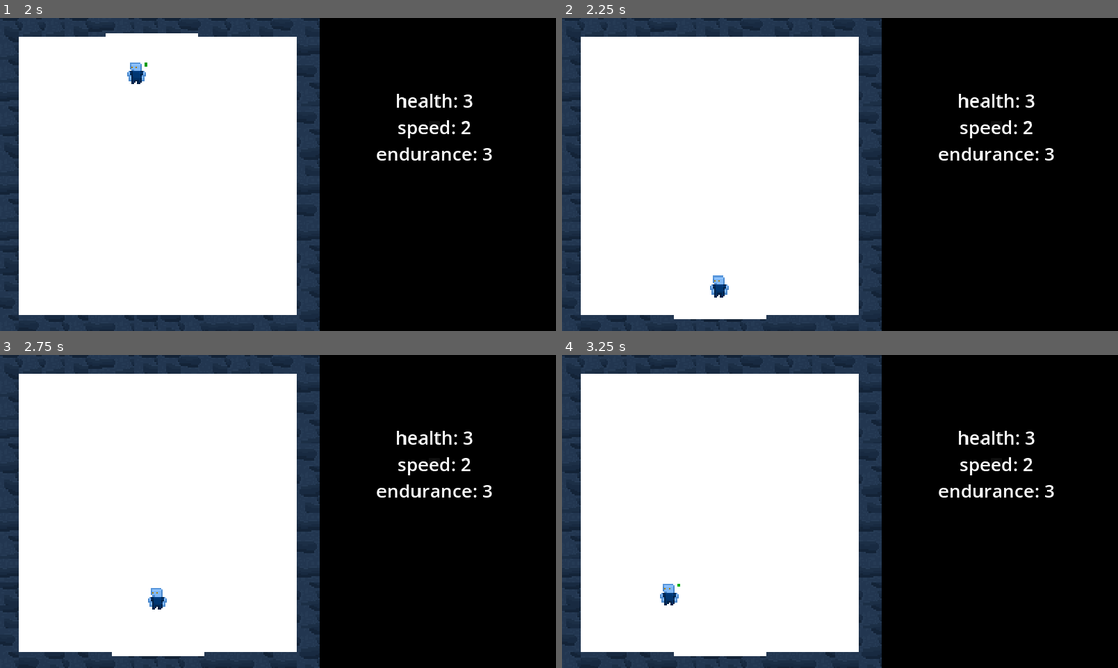
Above: before the commit, frames 1-4 (two rows, left to right).
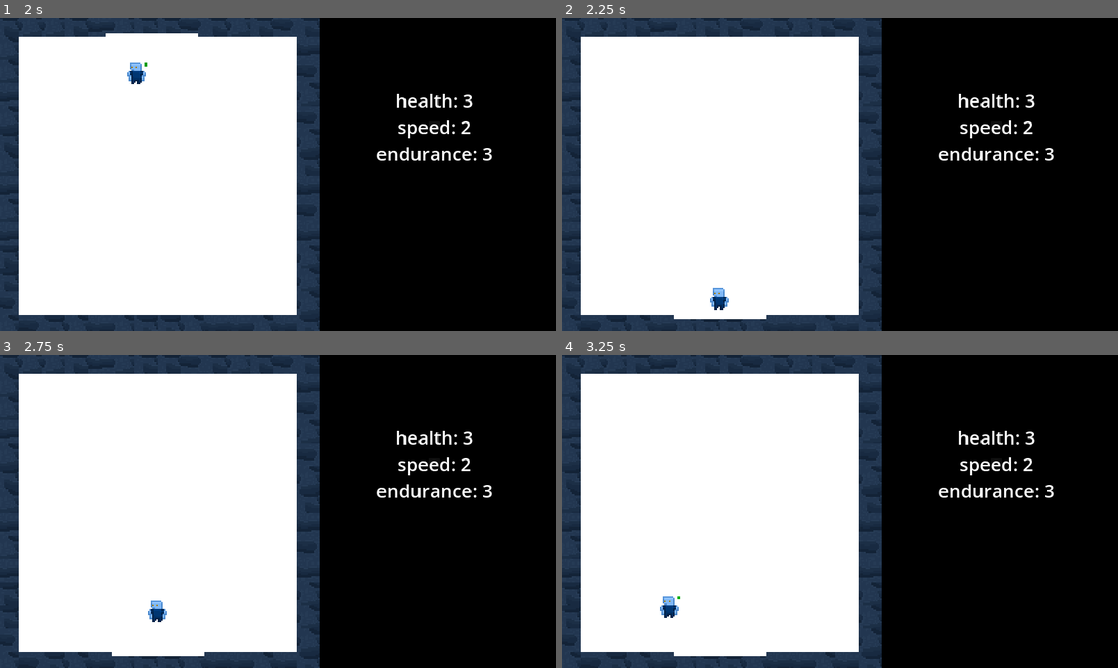
Above: after the commit, the same moments.

Repository: calvinowen27/LiveDieEscape
Game: Godot game, scene res://scenes/ui/title_screen.tscn
The game is run twice, just before and just after one commit, with the same random seed, the same clock (stepped at 60 frames per second) and the same inputs.
Inputs:
- Up to frame 1 (2 s): click "Start" at 0.5 s; tap Enter at 1.25 s; hold W (move_up) from 1.28 s (still down); hold Shift (run) from 1.28 s (still down)
- Up to frame 2 (2.25 s): keep holding W (move_up); release Shift (run) at 2.03 s; tap Shift (run) at 2.1 s
- Up to frame 3 (2.75 s): keep holding W (move_up)
- Up to frame 4 (3.25 s): release W (move_up) at 2.78 s; hold A (move_left) from 2.78 s (still down); hold Shift (run) from 2.78 s (still down)

Frame 1 is identical in both runs. In frame 2, 0.3% of the frame differs, in the area x 26-30%, y 82-94%; in frame 3, 0.3%; in frame 4, 0.3%, in the area x 17-22%, y 73-84%.

Commit message:
everything working, clean up and comments

Diff:
--- a/globals/room_manager.gd
+++ b/globals/room_manager.gd
@@ -16,11 +16,13 @@
 
 	_curr_room_idx = room_idx
 
-	change_room(new_room, door)
+	_change_room(new_room, door)
 
+	# used for things affected by room change
 	EventBus.change_room.emit.bind(level_idx, room_idx).call_deferred()
 
-func change_room(new_room: Room, door: Door):
+# change current room for new room in scene tree
+func _change_room(new_room: Room, door: Door):
 	# game rect is parent of room
 	var game_rect = SceneManager.get_curr_scene().get_node("%GameRect")
 	if game_rect == null:
@@ -35,17 +37,19 @@
 	_curr_room = new_room
 	_player = _curr_room.get_node("Player")
 
+	# move player to next door start position
 	if door != null:
-		var next_door = get_door(door.get_next_door())
+		var next_door = get_door(door.get_next_door_idx())
 		move_player_to_door(next_door)
-		_player.position = next_door.get_node("SpawnLocation").global_position
 
 func move_player_to_door(next_door: Door) -> void:
+	# spawn location position is relative to parent, global position is what we want
 	_player.position = next_door.get_node("SpawnLocation").global_position
 
 func get_door(door_idx: int) -> Door:
 	return _curr_room.get_node("Door%d" % door_idx)
 
+# get room node associated with level and room idx, if room doesn't exist, create and store it
 func _get_room(level_idx: int, room_idx: int) -> Node:
 	if level_idx in _rooms.keys():
 		var level_rooms = _rooms[level_idx]
@@ -60,10 +64,12 @@
 	var level_rooms = _rooms[level_idx]
 
 	# if level not seen, room not seen
+	# if level seen and room not seen, make sure list is large enough for room
 	# if level and room seen this is skipped
 	while room_idx >= level_rooms.size():
 		level_rooms.append(null)
 
+	# load and instantiate appropriate room
 	var new_room_resource = load("res://scenes/levels/level_%d/room_%d_%d.tscn" % [level_idx, level_idx, room_idx])
 	var new_room = new_room_resource.instantiate()
 
--- a/scenes/levels/door.gd
+++ b/scenes/levels/door.gd
@@ -3,9 +3,9 @@
 class_name Door
 
 var _room_idx = 0
-@export var _next_level: int
-@export var _next_room: int
-@export var _next_door: int
+@export var _next_level_idx: int
+@export var _next_room_idx: int
+@export var _next_door_idx: int
 
 @export var locked = false
 
@@ -22,10 +22,11 @@
 
 func _on_body_entered(body: Node2D) -> void:
 	if _activated and body == RoomManager.get_player() and not locked:
-		RoomManager.set_curr_room(_next_level, _next_room, self)
+		RoomManager.set_curr_room(_next_level_idx, _next_room_idx, self)
 		_activated = false
 
 func _on_room_change(level_idx: int, room_idx: int) -> void:
+	# if next room is this door's room, start activation timer for door
 	var parent_room = get_parent()
 	if parent_room.get_level_idx() == level_idx and parent_room.get_room_idx() == room_idx:
 		start_activation()
@@ -36,8 +37,8 @@
 func _on_activation_timer_timeout() -> void:
 	_activated = true
 
-func get_next_door() -> int:
-	return _next_door
+func get_next_door_idx() -> int:
+	return _next_door_idx
 
 func unlock() -> void:
 	locked = false
--- a/scenes/levels/door.tscn
+++ b/scenes/levels/door.tscn
@@ -24,9 +24,10 @@
 grow_vertical = 2
 
 [node name="SpawnLocation" type="Marker2D" parent="."]
-position = Vector2(100, 0)
+position = Vector2(57, 0)
 
 [node name="ActivationTimer" type="Timer" parent="."]
+wait_time = 0.125
 one_shot = true
 
 [connection signal="body_entered" from="." to="." method="_on_body_entered"]
--- a/scenes/levels/level_0/room_0_0.tscn
+++ b/scenes/levels/level_0/room_0_0.tscn
@@ -8,4 +8,9 @@
 [node name="Door0" parent="." index="3" instance=ExtResource("2_0nwva")]
 position = Vector2(526, 68)
 rotation = 1.5708
-_next_room = 1
+_next_room_idx = 1
+
+[node name="ActivationTimer" parent="Door0" index="2"]
+autostart = true
+
+[editable path="Door0"]
